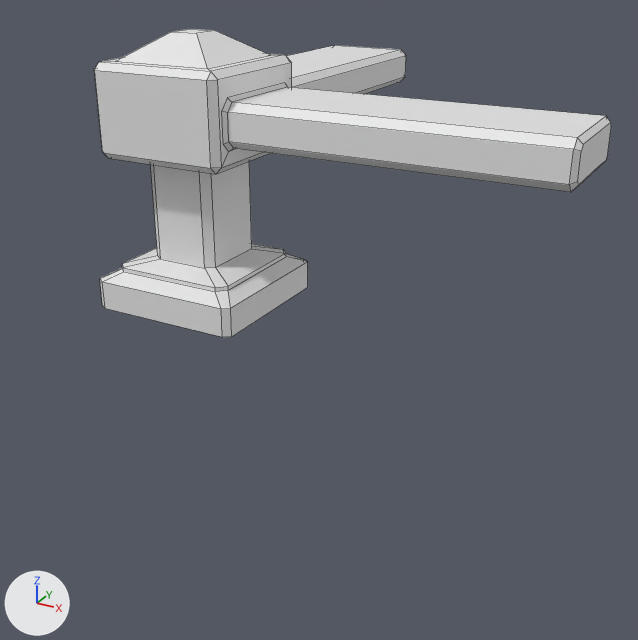
An edit to the FBX model Client/UnityProject/Assets/EntityArts/Boxes/LowStoneGuardrailBox/LowStoneGuardrailTurn.fbx, drawn before and after from the same camera.
Both versions are drawn from a 50 mm camera at (4.11, -5.55, 2.78) aimed at (0.69, 0.67, -0.33). Every picture has the same lights, and +X, +Y and +Z are marked at lower left. Mesh edges are drawn as thin lines.

Objects in the first picture: 'handrailturn'.
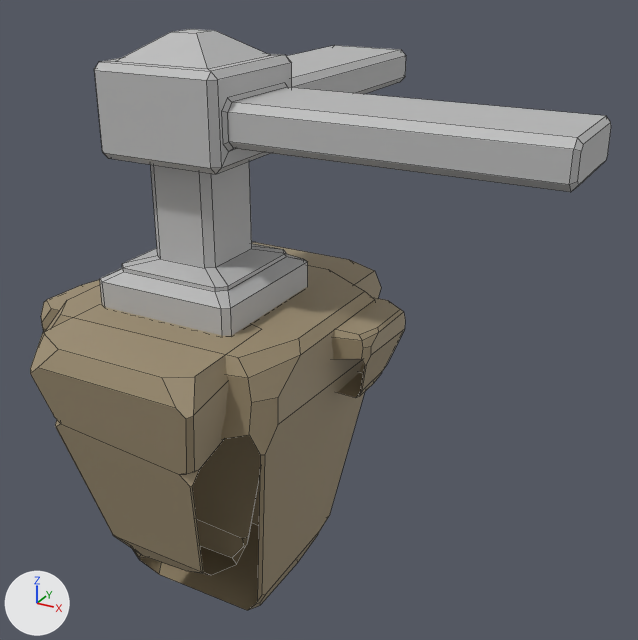
The edits, one by one:
Material 'lambert2' (mat_lambert2) is new.
Its base color is (0.5, 0.5, 0.5) (grey #bcbcbc).
Its roughness is 0.553.
Material 'lambert2.001' (mat_lambert2_001) is new.
Its base color is (0.359, 0.288, 0.178) (beige #a29275).
Its roughness is 0.553.
me_cube_191 is used by ob_handrailturn; location (0.0, 0.0, 0.0).
me_cube_191 had 144 vertices, 128 faces and spanned x -0.63..2.99, y -0.61..2.99, z 0.0..2.11.
me_cube_191 now has 484 vertices, 318 faces and spans x -1.35..2.99, y -1.44..2.99, z -2.67..2.11.
me_cube_191 part 1: a new loose piece of 68 vertices spanning x -1.03..1.19, y -1.0..1.03, z -2.67..0.01, in mat_lambert2_001 (beige #a19275).
me_cube_191 part 2: a new loose piece of 68 vertices spanning x -0.66..0.86, y -1.44..-0.14, z -2.26..0.01, in mat_lambert2_001 (beige #a19275).
me_cube_191 part 3: a new loose piece of 68 vertices spanning x -0.74..0.92, y 0.0..1.51, z -1.38..-0.03, in mat_lambert2_001 (beige #a19275).
me_cube_191 part 4: a new loose piece of 68 vertices spanning x 0.75..1.47, y 0.02..0.81, z -0.72..-0.08, in mat_lambert2_001 (beige #a19275).
me_cube_191 part 5: a new loose piece of 68 vertices spanning x -1.35..-0.62, y -0.64..0.15, z -0.76..-0.11, in mat_lambert2_001 (beige #a19275).
me_cube_191 part 6: 128 faces spanning x -0.63..2.99, y -0.61..2.99, z 0.0..2.11 switch from no material to mat_lambert2 (grey #bcbcbc).
me_cube_191 now uses material mat_lambert2_001 (beige #a29275).

Changed parts and their boxes [x1, y1, x2, y2] in the pictures (638 x 640 px):
'handrailturn', reshaped (12% wider, 88% taller)
    before: [94, 29, 611, 337]
    after: [30, 29, 611, 610]
part 1 of me_cube_191, added
    after: [46, 265, 375, 610]
part 2 of me_cube_191, added
    after: [30, 318, 260, 575]
part 3 of me_cube_191, added
    after: [252, 242, 381, 298]
part 4 of me_cube_191, added
    after: [332, 297, 405, 398]
part 5 of me_cube_191, added
    after: [41, 280, 100, 332]
part 6 of me_cube_191, recoloured
    both: [94, 29, 611, 336]
